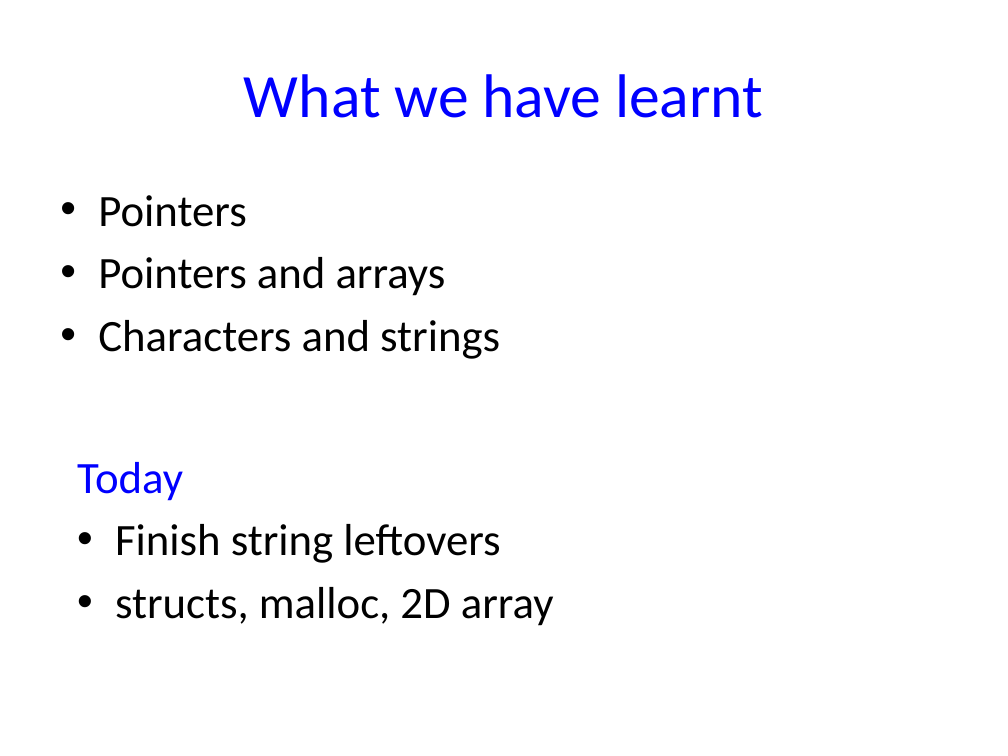
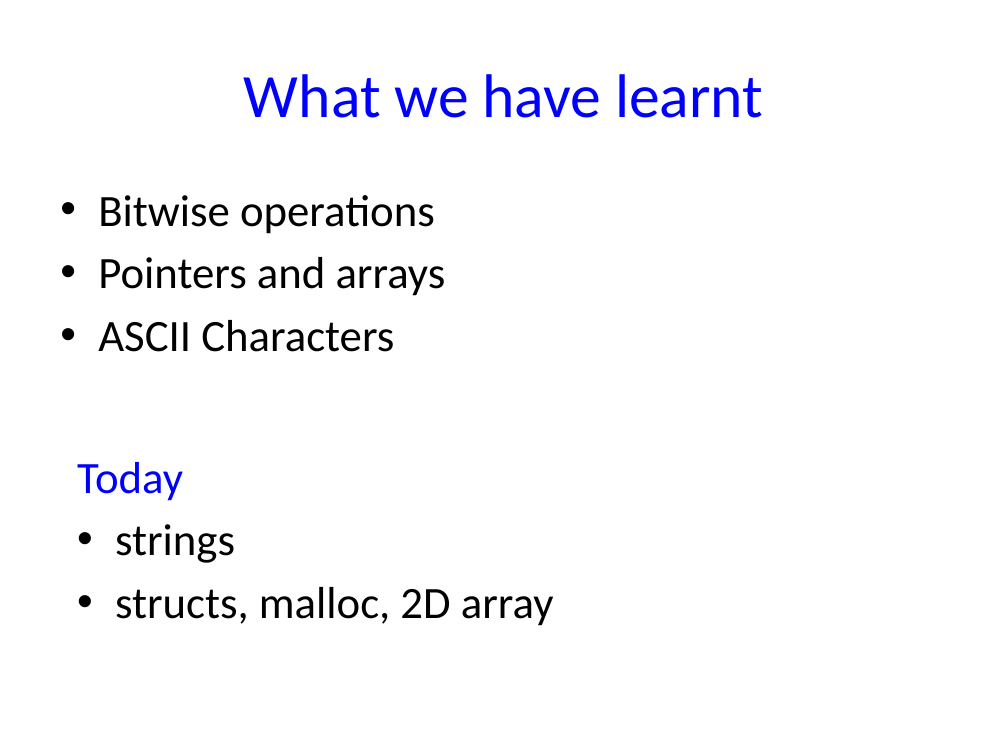
Before and after one commit to NYU-CSO/nyu-cso.github.io, a slide deck: slide 2 of notes/07-structs_malloc_2d.pptx. Drawn at 1008x756 pixels with LibreOffice and Linux fonts; fonts in the diff are those of the drawing. Boxes give left, top, right and bottom in pixels: in the first picture for what was removed or moved away, otherwise in the second. Text is boxed around its words. In the diff, an @@ line names an element or a change of style, - is before the commit and + after.

```diff
--- a/notes/07-structs_malloc_2d.pptx
+++ b/notes/07-structs_malloc_2d.pptx
@@ text at box(98, 195, 435, 234): text changed @@
-• Pointers
+• Bitwise operations
@@ text at box(98, 320, 394, 352): text changed @@
-• Characters and strings
+• ASCII Characters
@@ text at box(115, 524, 235, 563): text changed @@
-• Finish string leftovers
+• strings
```
Also in this commit, not shown: 2 other slides changed, 19 slides added, 3 slides removed, 3 other files.
